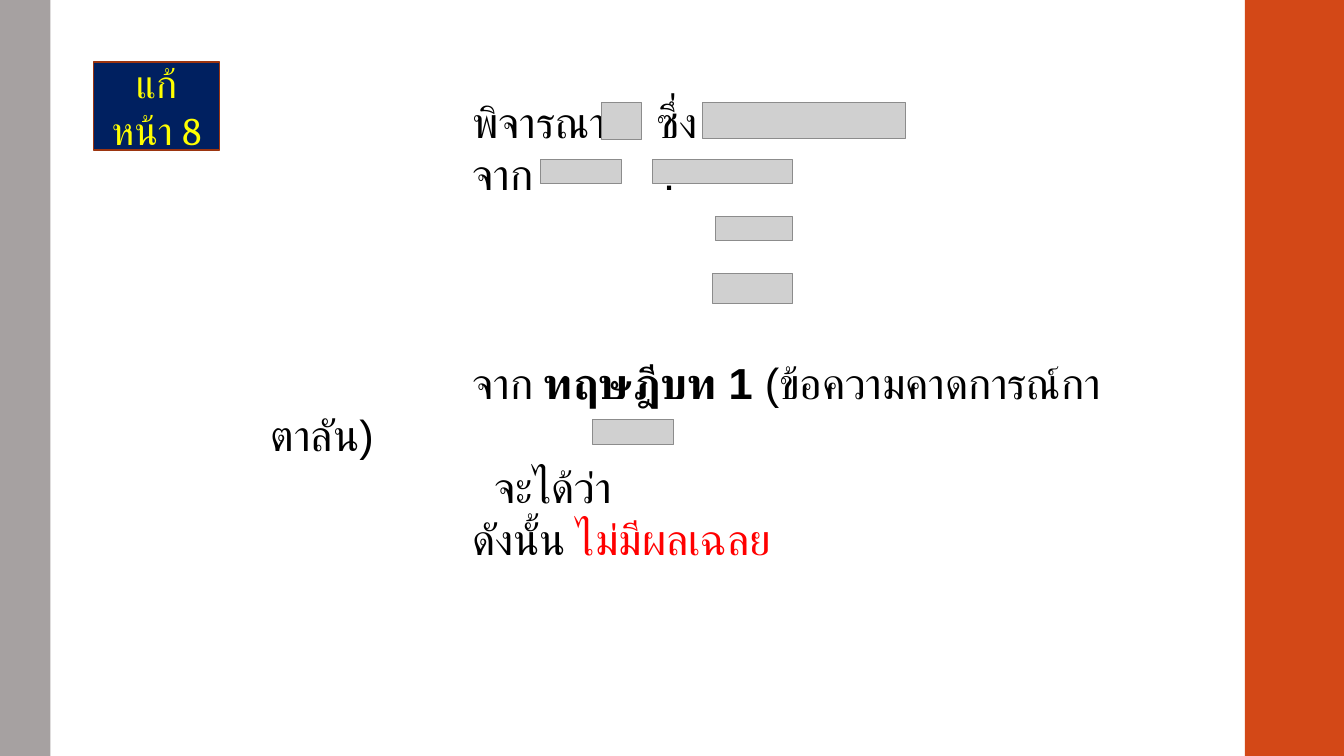
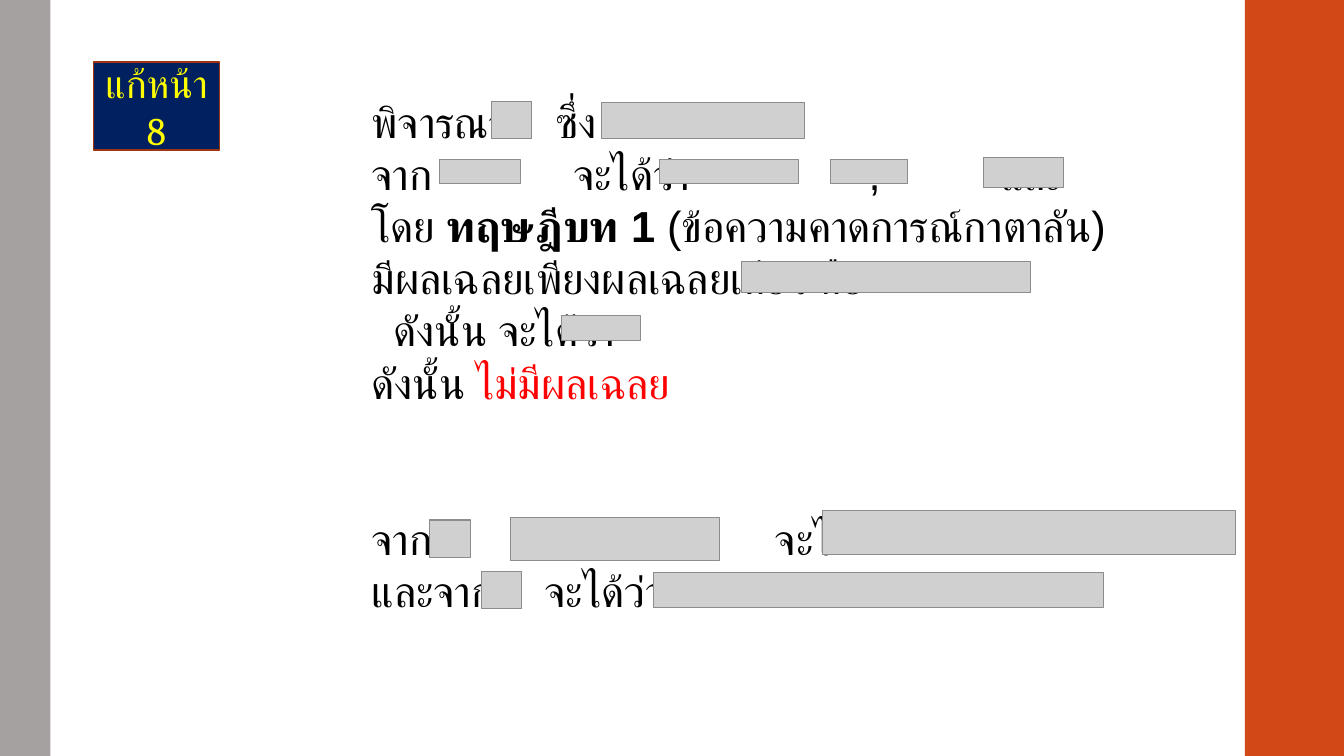
Before and after one commit to Chonthicha006/Seminar, a slide deck: slide 10 of Presentation1.pptx. Drawn at 1344x756 pixels with LibreOffice and Linux fonts; fonts in the diff are those of the drawing; grey boxes stand for pictures. Boxes give left, top, right and bottom in pixels: in the first picture for what was removed or moved away, otherwise in the second. Text is boxed around its words. In the diff, an @@ line names an element or a change of style, - is before the commit and + after.

Commit message:
add presentation

```diff
--- a/Presentation1.pptx
+++ b/Presentation1.pptx
@@ text in rectangle at (105,68,207,154): spaces changed @@
-แก้ หน้า 8
+แก้หน้า 8
@@ text "พิจารณา ซึ่ง": place and size @@
-text "พิจารณา ซึ่ง" at (472,105,1101,556)
+text "พิจารณา ซึ่ง" at (372,104,1106,609)
@@ picture: place and size @@
-picture at (601,103,641,140)
+picture at (491,101,531,138)
@@ picture: place and size @@
-picture at (703,103,905,139)
+picture at (602,103,805,139)
@@ text at (372,157,1106,359): text changed @@
-จาก :
-จาก ทฤษฎีบท 1 (ข้อความคาดการณ์กาตาลัน)
-จะได้ว่า
+จาก จะได้ว่า , และ
+โดย ทฤษฎีบท 1 (ข้อความคาดการณ์กาตาลัน)
+มีผลเฉลยเพียงผลเฉลยเดียว คือ
+ดังนั้น จะได้ว่า
@@ picture: place and size @@
-picture at (540,159,621,184)
+picture at (440,159,520,184)
@@ picture: place and size @@
-picture at (653,159,792,184)
+picture at (659,159,799,184)
@@ picture: place and size @@
-picture at (716,217,792,241)
+picture at (831,159,907,184)
@@ picture: place and size @@
-picture at (713,273,792,302)
+picture at (984,157,1064,187)
@@ picture added at (742,262,1031,293) @@
@@ picture: place and size @@
-picture at (593,419,674,445)
+picture at (562,316,641,341)
@@ text at (372,521,662,609): paragraphs added @@
+จาก : จะได้
+และจาก จะได้ว่า
@@ picture added at (430,520,470,558) @@
@@ picture added at (511,517,720,561) @@
@@ picture added at (823,511,1236,555) @@
@@ picture added at (482,572,522,609) @@
@@ picture added at (654,573,1104,608) @@
```
Also in this commit, not shown: 2 other slides changed, 5 slides removed.
